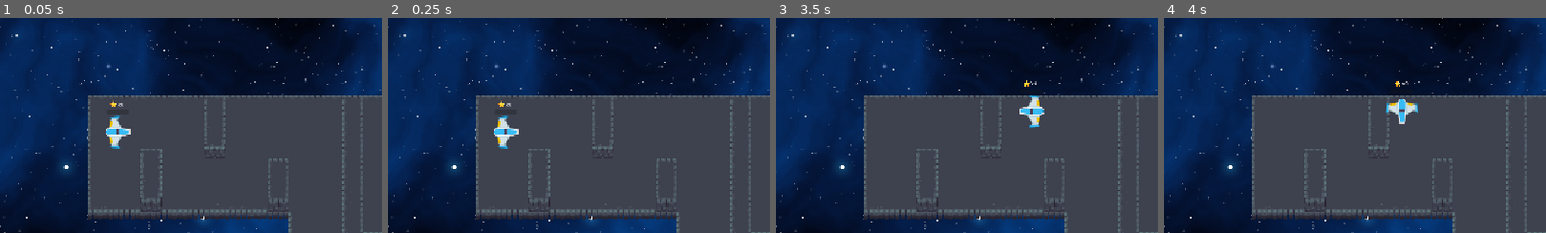
Above: before the commit, frames 1-4 (left to right).
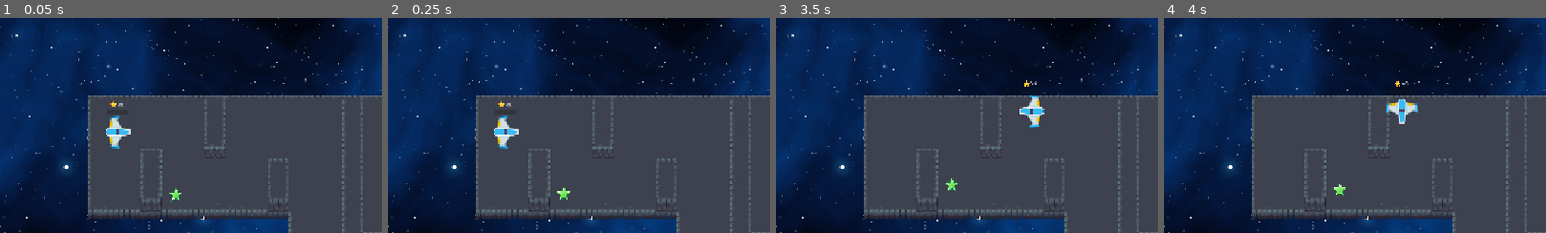
Above: after the commit, the same moments.

Repository: Linzzzx1119/Star-
Game: Godot game, scene res://main.tscn
Two runs of this game, one before a commit and one after it. Both use one fixed random seed, a clock stepped at 60 frames per second and the inputs below. This scene is started directly instead of the project's main scene.
Inputs:
- Up to frame 1 (0.05 s): no input
- Up to frame 2 (0.25 s): no input
- Up to frame 3 (3.5 s): tap Enter at 0.5, 2 s; hold Right (move_right) 0.53-1.28 s; tap Space (shoot) at 0.6, 1.25, 1.35, 2.1, 2.75, 2.85 s; hold S (move_down) 1.28-2.03 s; hold Right (move_right) 2.03-2.78 s; hold W (move_up) from 2.78 s (still down)
- Up to frame 4 (4 s): tap Enter at 3.5 s; release W (move_up) at 3.53 s; hold Left (move_left) from 3.53 s (still down); tap Space (shoot) at 3.6 s
The pictures show only the part of the screen within x 0-50%, y 0-50%; the shares and areas given below are measured in that part.

The runs differ from the first frame. In frame 1, 0.1% of the frame differs, in the area x 44-48%, y 78-86%; in frame 2, 0.1%, in the area x 44-48%, y 78-85%; in frame 3, 0.1%; in frame 4, 0.1%.

Commit message:
Cassie

Diff:
--- a/Meteor.tscn
+++ b/Meteor.tscn
@@ -4,13 +4,13 @@
 [ext_resource type="Texture2D" uid="uid://c7ips7v4rhnx0" path="res://download (3).svg" id="1_gf172"]
 
 [sub_resource type="CircleShape2D" id="CircleShape2D_qkns4"]
-radius = 16.0
+radius = 11.045361
 
 [node name="Meteor" type="Area2D" unique_id=130924876]
 script = ExtResource("1_d7is7")
 
 [node name="Sprite2D" type="Sprite2D" parent="." unique_id=437846560]
-scale = Vector2(0.15, 0.15)
+scale = Vector2(0.1, 0.1)
 texture = ExtResource("1_gf172")
 
 [node name="CollisionShape2D" type="CollisionShape2D" parent="." unique_id=579478091]
--- a/health_srar.tscn
+++ b/health_srar.tscn
@@ -4,14 +4,15 @@
 [ext_resource type="Script" uid="uid://cjt36w1n82k44" path="res://health_srar.gd" id="1_rq4f0"]
 
 [sub_resource type="CircleShape2D" id="CircleShape2D_qkns4"]
-radius = 18.027756
+radius = 12.0
 
 [node name="HealthStar" type="Area2D" unique_id=1839301033]
+collision_layer = 4
 script = ExtResource("1_rq4f0")
 
 [node name="Sprite2D" type="Sprite2D" parent="." unique_id=871769148]
 position = Vector2(-7.6293945e-06, 0)
-scale = Vector2(0.15, 0.15)
+scale = Vector2(0.1, 0.1)
 texture = ExtResource("1_gf172")
 
 [node name="CollisionShape2D" type="CollisionShape2D" parent="." unique_id=1652955430]
--- a/main.tscn
+++ b/main.tscn
@@ -3,6 +3,7 @@
 [ext_resource type="Texture2D" uid="uid://b2eyxtt76fi81" path="res://Blue Nebula 8 - 1024x1024.png" id="1_0xm2m"]
 [ext_resource type="PackedScene" uid="uid://o61vq83enu3a" path="res://maze.tscn" id="2_1bvp3"]
 [ext_resource type="PackedScene" uid="uid://cvwj820xo36h1" path="res://player.tscn" id="2_h2yge"]
+[ext_resource type="PackedScene" uid="uid://ckcpats3oikb7" path="res://health_srar.tscn" id="5_7mycd"]
 
 [node name="Main" type="Node2D" unique_id=285239404]
 
@@ -27,3 +28,6 @@
 limit_top = -100
 limit_right = 1900
 limit_bottom = 1700
+
+[node name="HealthStar" parent="." unique_id=1839301033 instance=ExtResource("5_7mycd")]
+position = Vector2(165, 166)
--- a/player.gd
+++ b/player.gd
@@ -4,6 +4,7 @@
 var steering_factor := 3
 var health := 10
 var bullet_scene = preload("res://bullet.tscn")
+var star_count := 0
 
 
 # Called when the node enters the scene tree for the first time.
@@ -37,14 +38,20 @@
 	velocity += steering * steering_factor * delta
 
 	move_and_slide()
-
-
-
+func set_star_count(new_star_count: int) -> void:
+	star_count = new_star_count
+	get_node("UI/StarCount").text = "x" + str(star_count)
 
 
 func set_health(new_health: int) -> void:
 	health = new_health
 	get_node("UI/HealthBar").value = health
+
+func _on_body_entered(area_that_entered: Area2D) -> void:
+	if area_that_entered.is_in_group("ScoreStar"):
+		set_star_count(star_count + 1)
+	elif area_that_entered.is_in_group("HealthStar"):
+		set_health(health + 10)
 
 
 func _on_area_entered(area_that_entered: Area2D) -> void:
--- a/player.tscn
+++ b/player.tscn
@@ -9,6 +9,7 @@
 
 [node name="Player" type="CharacterBody2D" unique_id=1048642383]
 scale = Vector2(0.5, 0.5)
+collision_mask = 7
 script = ExtResource("1_onrkg")
 
 [node name="Sprite2D" type="Sprite2D" parent="." unique_id=65632268]
--- a/score_star.tscn
+++ b/score_star.tscn
@@ -4,13 +4,14 @@
 [ext_resource type="Texture2D" uid="uid://bxrk4js2h1n2u" path="res://download.svg" id="1_ikolo"]
 
 [sub_resource type="CircleShape2D" id="CircleShape2D_qkns4"]
-radius = 18.0
+radius = 12.0
 
 [node name="ScoreStar" type="Area2D" unique_id=205577236]
+collision_layer = 2
 script = ExtResource("1_8p3hi")
 
 [node name="Sprite2D" type="Sprite2D" parent="." unique_id=892935845]
-scale = Vector2(0.15, 0.15)
+scale = Vector2(0.1, 0.1)
 texture = ExtResource("1_ikolo")
 
 [node name="CollisionShape2D" type="CollisionShape2D" parent="." unique_id=842065107]
